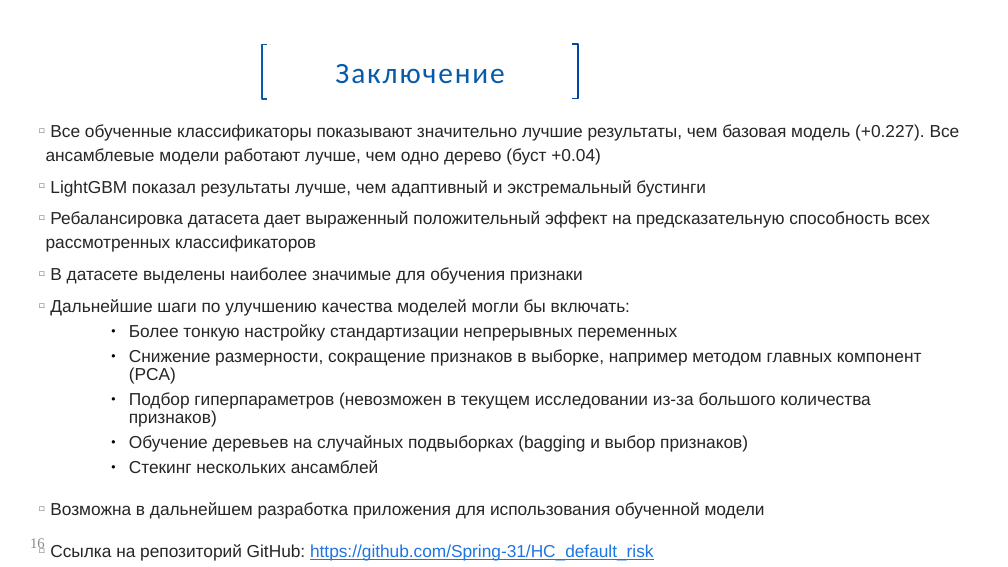
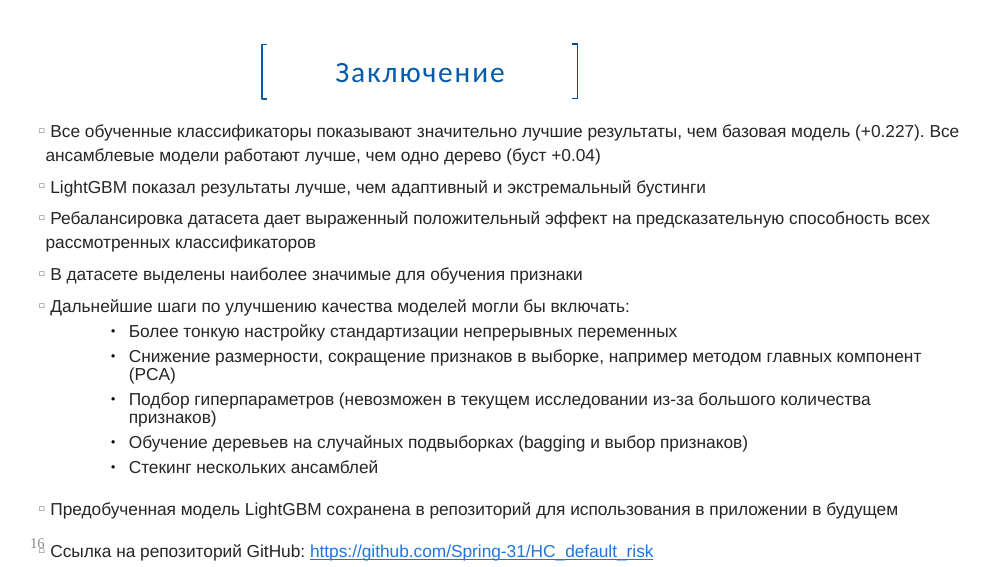
Before and after one commit to Spring-31/HC_default_risk, a slide deck: slide 16 of Прогнозирование_вероятности_дефолта.pptx. Drawn at 1008x567 pixels with LibreOffice and Linux fonts; fonts in the diff are those of the drawing; background and template pictures are left out. Boxes give left, top, right and bottom in pixels: in the first picture for what was removed or moved away, otherwise in the second. Text is boxed around its words. In the diff, an @@ line names an element or a change of style, - is before the commit and + after.

Commit message:
Update Presentation

```diff
--- a/Прогнозирование_вероятности_дефолта.pptx
+++ b/Прогнозирование_вероятности_дефолта.pptx
@@ text at [50,502,898,519]: text changed @@
-□ Возможна в дальнейшем разработка приложения для использования обученной модели
+□ Предобученная модель LightGBM сохранена в репозиторий для использования в приложении в будущем
```
Also in this commit, not shown: 6 other slides changed, 1 other file.
